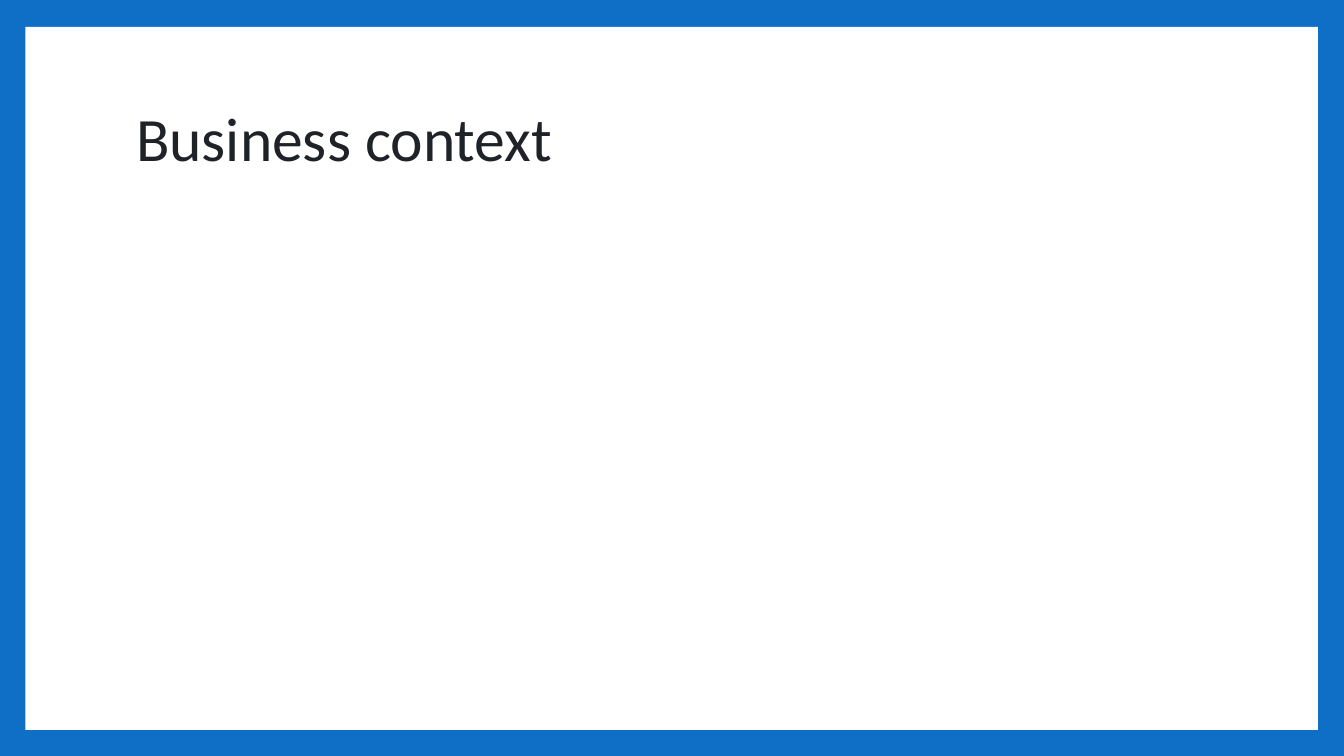
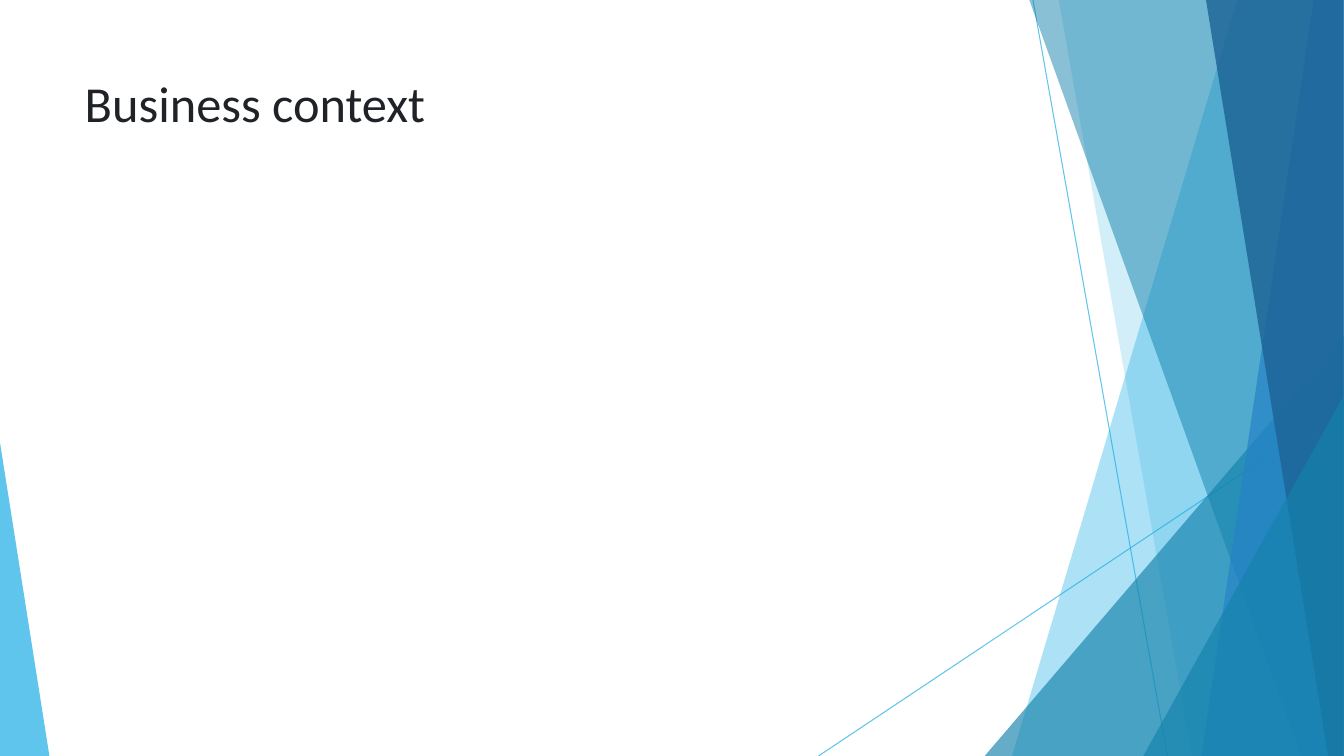
Before and after one commit to mercy-gh/Phase1Project, a slide deck: slide 5 of presentation.pptx. Drawn at 1344x756 pixels with LibreOffice and Linux fonts; fonts in the diff are those of the drawing. Boxes give left, top, right and bottom in pixels: in the first picture for what was removed or moved away, otherwise in the second. Text is boxed around its words. In the diff, an @@ line names an element or a change of style, - is before the commit and + after.

```diff
--- a/presentation.pptx
+++ b/presentation.pptx
@@ background #0F6FC6 to #FFFFFF @@
@@ rectangle removed at (x1=25, y1=27, x2=1318, y2=730) @@
@@ title "Business context" moved from (x1=136, y1=118, x2=552, y2=162) to (x1=85, y1=87, x2=425, y2=123) @@
@@ title "Business context" at (x1=85, y1=87, x2=425, y2=123): size 44 to 36 pt; line spacing 0.9 to 1; vertical alignment middle to top @@
@@ group added at (x1=0, y1=0, x2=1344, y2=756): 5 freeform shapes, 3 triangles, 2 lines @@
```
Also in this commit, not shown: 8 other slides changed, 2 slides added, 2 slides removed, 3 other files.
